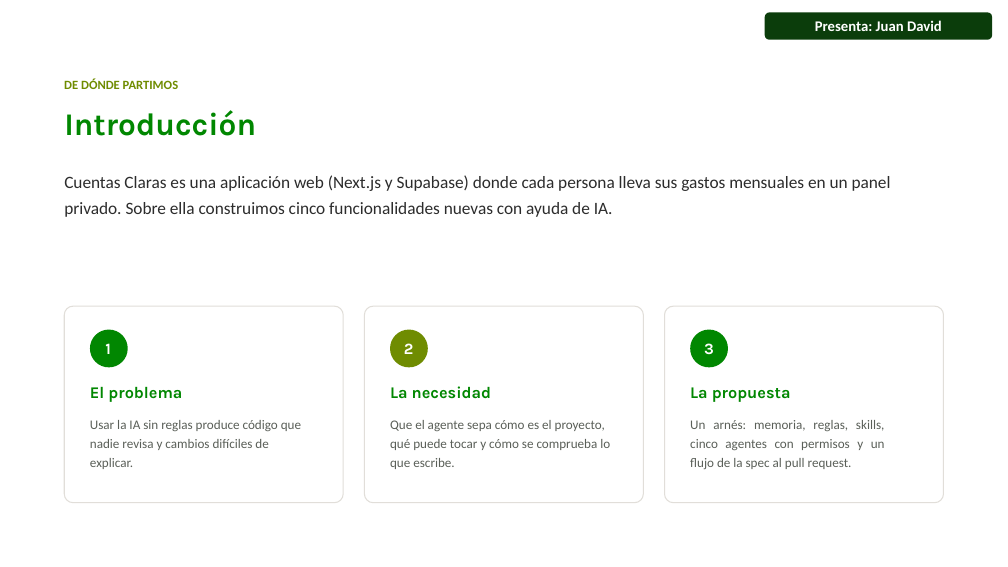
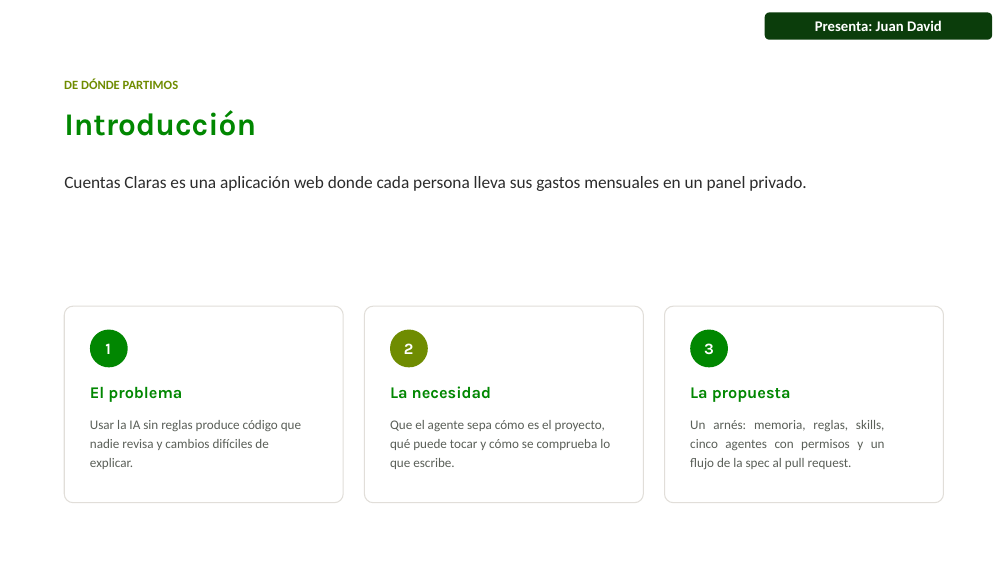
Before and after one commit to juandadevp/cuentasclaras, a slide deck: slide 2 of docs/Exposicion_Cuentas_Claras_con_responsables.pptx. Drawn at 1008x567 pixels with LibreOffice and Linux fonts; fonts in the diff are those of the drawing; background and template pictures are left out. Boxes give left, top, right and bottom in pixels: in the first picture for what was removed or moved away, otherwise in the second. Text is boxed around its words. In the diff, an @@ line names an element or a change of style, - is before the commit and + after.

```diff
--- a/docs/Exposicion_Cuentas_Claras_con_responsables.pptx
+++ b/docs/Exposicion_Cuentas_Claras_con_responsables.pptx
@@ text at [64,176,806,191]: text changed @@
-Cuentas Claras es una aplicación web (Next.js y Supabase) donde cada persona lleva sus gastos mensuales en un panel privado. Sobre ella construimos cinco funcionalidades nuevas con ayuda de IA.
+Cuentas Claras es una aplicación web donde cada persona lleva sus gastos mensuales en un panel privado.
```
Also in this commit, not shown: 1 other file.
